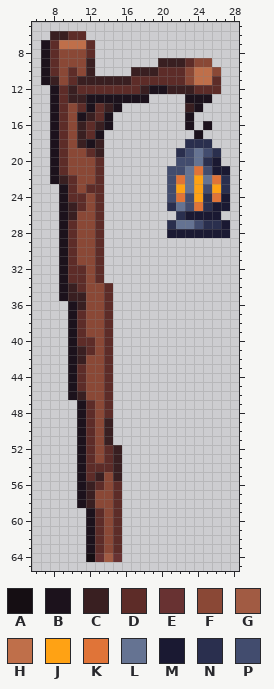
Two states of a sprite sheet, Main/sprites/sWoodLamppost/layers/ed2d2a03-6798-4024-8bee-4147bbe261e2/81295309-9040-43a1-b0d2-da49364cd06c.png. The first picture shows the starting point.
The file is 32x67 pixels. Shown: x 6..28, y 5..65.
Palette (. is transparent): A #150e13  B #1c121c  C #391f21  D #5d2c28  E #683232  F #8a4836  G #a15b43  H #bf6f4a  J #ffa214  K #e07438  L #657392  M #1a1932  N #2a2f4e  P #424c6e
Pixels before, first column x 7:
 6 .CCDD................
 7 BDHHHD...............
 8 BDFFFD...............
 9 BDFFFC.......CCCDFF..
10 BDFDFC....CCCDDDFHHF.
11 BCFDCCCCCCDDDDDDFHHD.
12 .BDCDDDDDDDCBBCCCDDD.
13 .BDCCBBBBBBB....BBB..
14 .BDFDBDCB.......CB...
15 .BDFBCDB........B....
16 .BDFCDCB........B.B..
17 .BDFCDB..........B...
18 .BDFCBC.........NNN..
19 .BDFFDC........NPLPN.
20 .BDFFFD........PPLNM.
21 .BDFFFD.......PPLKPMM
22 .BCDFFD.......PKLJLKN
23 ..BDFDD.......PJLJPJN
24 ..BDDFD.......PKPJNKM
25 ..BCDFD.......NLPKNMM
26 ..BCFFD........NMMMM.
27 ..BDFFD.......NLLPNNM
28 ..BDFFD.......MMMMMMM
29 ..BDFFD..............
30 ..BDFFD..............
31 ..BDFFD..............
32 ..BDDFD..............
33 ..BDDFD..............
34 ..BCDFFD.............
35 ..BCCFFD.............
36 ...BCFFD.............
37 ...BDFFD.............
38 ...BDFFD.............
39 ...BDFFD.............
40 ...BDDFD.............
41 ...BCDFD.............
42 ...BCFFD.............
43 ...BDFFD.............
44 ...BDFFD.............
45 ...BDFFD.............
46 ...BCFFD.............
47 ....BDFD.............
48 ....BDFD.............
49 ....BDFC.............
50 ....BDFC.............
51 ....BDFC.............
52 ....BDFDC............
53 ....BDFDC............
54 ....BDDDC............
55 ....BDCFC............
56 ....BCDFD............
57 ....BCFFD............
58 ....BCFFD............
59 .....BDFD............
60 .....BDFD............
61 .....BDFD............
62 .....BDFD............
63 .....BDFD............
64 .....AEGE............
After:
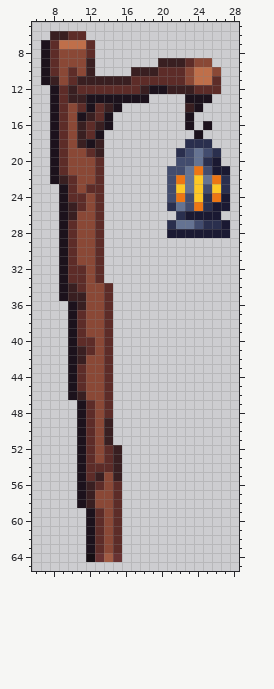
From old to new:
colour J: #ffa214 -> #ffc825
colour K: #e07438 -> #ed7614
